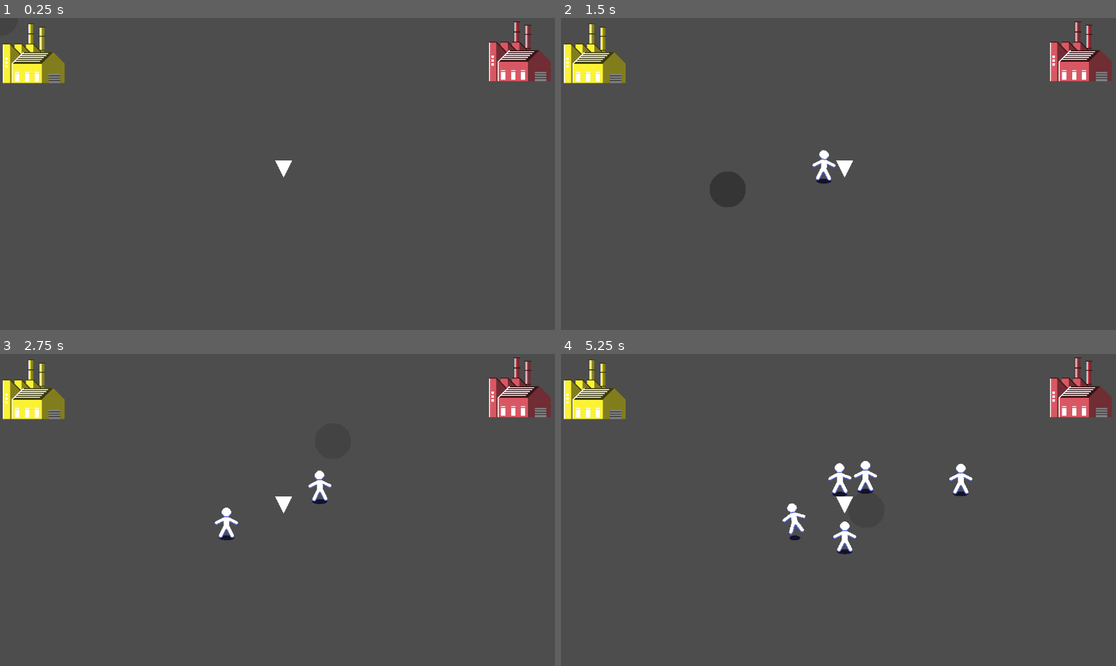
Above: before the commit, frames 1-4 (two rows, left to right).
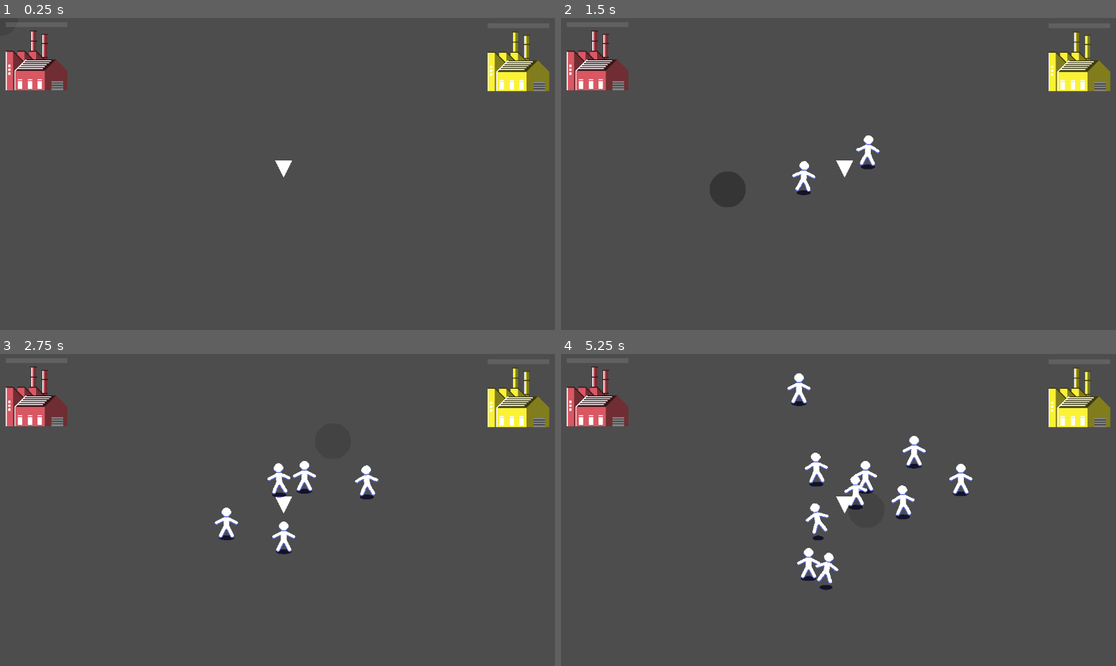
Above: after the commit, the same moments.

Repository: borknbeans/Mini-Jame-Gam-43
Game: Godot game, scene res://scenes/main.tscn
The game is run twice, just before and just after one commit, with the same random seed, the same clock (stepped at 60 frames per second) and the same inputs.
Inputs (mouse positions are in pixels of both pictures, inside the frame that each line leads up to):
- Up to frame 1 (0.25 s): no input
- Up to frame 2 (1.5 s): tap Enter at 0.5 s; move the mouse to (960, 158) at 0.52 s; press the mouse at (960, 158) at 0.53 s; move the mouse to (727, 189) at 1.27 s; release the mouse at (727, 189) at 1.28 s; tap 1 (select_paint_1) at 1.35 s
- Up to frame 3 (2.75 s): move the mouse to (333, 441) at 2.02 s; tap 2 (select_paint_2) at 2.1 s
- Up to frame 4 (5.25 s): move the mouse to (810, 572) at 2.77 s; tap 3 (select_paint_3) at 2.85 s; move the mouse to (1005, 556) at 3.52 s; tap 4 (select_paint_4) at 3.6 s; move the mouse to (672, 463) at 4.27 s; click (672, 463) at 4.35 s; move the mouse to (866, 510) at 5.02 s; tap 1 (select_paint_1) at 5.1 s

The runs differ from the first frame. In frame 1, 3.4% of the frame differs, in the area x 0-100%, y 1-24%; in frame 2, 4.1%; in frame 3, 4.5%; in frame 4, 5.7%, in the area x 0-100%, y 1-76%.

Commit message:
balance changes

Diff:
--- a/scenes/drop_off.tscn
+++ b/scenes/drop_off.tscn
@@ -1,16 +1,123 @@
-[gd_scene load_steps=3 format=3 uid="uid://dleh4ud55go4k"]
+[gd_scene load_steps=11 format=3 uid="uid://dleh4ud55go4k"]
 
 [ext_resource type="Script" uid="uid://dtheww6f0bkax" path="res://scripts/drop_off.gd" id="1_5sj5x"]
+[ext_resource type="Texture2D" uid="uid://dtox65iugkixo" path="res://assets/drop-off-red.png" id="2_8wjkr"]
+[ext_resource type="Texture2D" uid="uid://yuha51q7foce" path="res://assets/drop-off-yellow.png" id="3_ctedf"]
+[ext_resource type="Texture2D" uid="uid://cc4t4wbawv3u7" path="res://assets/drop-off-blue.png" id="4_bijp3"]
 
 [sub_resource type="CircleShape2D" id="CircleShape2D_5sj5x"]
+
+[sub_resource type="Animation" id="Animation_8wjkr"]
+resource_name = "collect"
+length = 0.25
+tracks/0/type = "value"
+tracks/0/imported = false
+tracks/0/enabled = true
+tracks/0/path = NodePath("Sprite2D:scale")
+tracks/0/interp = 1
+tracks/0/loop_wrap = true
+tracks/0/keys = {
+"times": PackedFloat32Array(0, 0.1, 0.15, 0.25),
+"transitions": PackedFloat32Array(1, 1, 1, 1),
+"update": 0,
+"values": [Vector2(1, 1), Vector2(1, 0.855), Vector2(1, 1.095), Vector2(1, 1)]
+}
+tracks/1/type = "value"
+tracks/1/imported = false
+tracks/1/enabled = true
+tracks/1/path = NodePath("Sprite2D:position")
+tracks/1/interp = 1
+tracks/1/loop_wrap = true
+tracks/1/keys = {
+"times": PackedFloat32Array(0, 0.1, 0.15, 0.25),
+"transitions": PackedFloat32Array(1, 1, 1, 1),
+"update": 0,
+"values": [Vector2(0, -64), Vector2(0, -55.1), Vector2(0, -81), Vector2(0, -64)]
+}
+
+[sub_resource type="Animation" id="Animation_ctedf"]
+length = 0.001
+tracks/0/type = "value"
+tracks/0/imported = false
+tracks/0/enabled = true
+tracks/0/path = NodePath("Sprite2D:scale")
+tracks/0/interp = 1
+tracks/0/loop_wrap = true
+tracks/0/keys = {
+"times": PackedFloat32Array(0),
+"transitions": PackedFloat32Array(1),
+"update": 0,
+"values": [Vector2(1, 1)]
+}
+tracks/1/type = "value"
+tracks/1/imported = false
+tracks/1/enabled = true
+tracks/1/path = NodePath("Sprite2D:position")
+tracks/1/interp = 1
+tracks/1/loop_wrap = true
+tracks/1/keys = {
+"times": PackedFloat32Array(0),
+"transitions": PackedFloat32Array(1),
+"update": 0,
+"values": [Vector2(0, -64)]
+}
+
+[sub_resource type="AnimationLibrary" id="AnimationLibrary_bijp3"]
+_data = {
+&"RESET": SubResource("Animation_ctedf"),
+&"collect": SubResource("Animation_8wjkr")
+}
+
+[sub_resource type="StyleBoxFlat" id="StyleBoxFlat_8wjkr"]
+bg_color = Color(0.6, 0.6, 0.6, 0.254902)
+
+[sub_resource type="StyleBoxFlat" id="StyleBoxFlat_ctedf"]
+bg_color = Color(0.338754, 0.692652, 0.356064, 1)
 
 [node name="DropOff" type="Area2D" groups=["drop_off"]]
 collision_mask = 2
 script = ExtResource("1_5sj5x")
+reduction_timer_length = 0.2
+balance_reduction_amount = 0.1
+safe_color = Color(0.337255, 0.694118, 0.356863, 1)
+medium_danger_color = Color(0.801903, 0.440501, 0.195468, 1)
+danger_color = Color(0.833812, 0.173512, 0.185154, 1)
+red_drop_off = ExtResource("2_8wjkr")
+yellow_drop_off = ExtResource("3_ctedf")
+blue_drop_off = ExtResource("4_bijp3")
+shake_increment = 0.1
+max_shake_strength = 5
 metadata/_edit_group_ = true
+
+[node name="Sprite2D" type="Sprite2D" parent="."]
+position = Vector2(0, -64)
+scale = Vector2(1, 1)
+texture = ExtResource("2_8wjkr")
 
 [node name="CollisionShape2D" type="CollisionShape2D" parent="."]
 scale = Vector2(2.5, 2.5)
 shape = SubResource("CircleShape2D_5sj5x")
 
+[node name="AnimationPlayer" type="AnimationPlayer" parent="."]
+libraries = {
+&"": SubResource("AnimationLibrary_bijp3")
+}
+
+[node name="Timer" type="Timer" parent="."]
+
+[node name="ProgressBar" type="ProgressBar" parent="."]
+offset_left = -64.0
+offset_top = -141.0
+offset_right = 64.0
+offset_bottom = -131.0
+theme_override_styles/background = SubResource("StyleBoxFlat_8wjkr")
+theme_override_styles/fill = SubResource("StyleBoxFlat_ctedf")
+allow_greater = true
+show_percentage = false
+
+[node name="LastBodyEntered" type="Timer" parent="."]
+wait_time = 0.5
+one_shot = true
+
 [connection signal="body_entered" from="." to="." method="_on_body_entered"]
+[connection signal="timeout" from="Timer" to="." method="_on_timer_timeout"]
--- a/scenes/main.tscn
+++ b/scenes/main.tscn
@@ -1,11 +1,9 @@
-[gd_scene load_steps=8 format=3 uid="uid://cnwb0roi37ay3"]
+[gd_scene load_steps=6 format=3 uid="uid://cnwb0roi37ay3"]
 
 [ext_resource type="Script" uid="uid://bq64bklemkfl1" path="res://scripts/main.gd" id="1_0wfyh"]
 [ext_resource type="PackedScene" uid="uid://sprmb7111vo7" path="res://scenes/man_spawner.tscn" id="2_0wfyh"]
 [ext_resource type="PackedScene" uid="uid://cqxxfterquolf" path="res://scenes/brush.tscn" id="2_sugp2"]
 [ext_resource type="PackedScene" uid="uid://dleh4ud55go4k" path="res://scenes/drop_off.tscn" id="4_jyhfs"]
-[ext_resource type="Texture2D" uid="uid://dtox65iugkixo" path="res://assets/drop-off-red.png" id="4_tbgi4"]
-[ext_resource type="Texture2D" uid="uid://yuha51q7foce" path="res://assets/drop-off-yellow.png" id="4_tefeu"]
 
 [sub_resource type="RectangleShape2D" id="RectangleShape2D_0wfyh"]
 
@@ -22,7 +20,7 @@
 [node name="ManSpawner" parent="." instance=ExtResource("2_0wfyh")]
 z_index = -20
 position = Vector2(589, 314)
-spawn_delay = 1.0
+spawn_delay = 0.5
 
 [node name="CongregationArea2D" type="Area2D" parent="." groups=["congregation_area"]]
 unique_name_in_owner = true
@@ -33,22 +31,10 @@
 [node name="CollisionShape2D" type="CollisionShape2D" parent="CongregationArea2D"]
 shape = SubResource("RectangleShape2D_0wfyh")
 
-[node name="YellowDropoff" type="Node2D" parent="."]
+[node name="RedDropOff" parent="." instance=ExtResource("4_jyhfs")]
+position = Vector2(76, 150)
+color = 1
 
-[node name="Sprite2D" type="Sprite2D" parent="YellowDropoff"]
-position = Vector2(70, 71)
-texture = ExtResource("4_tefeu")
-
-[node name="DropOff" parent="YellowDropoff" instance=ExtResource("4_jyhfs")]
-position = Vector2(75, 135)
+[node name="YellowDropOff" parent="." instance=ExtResource("4_jyhfs")]
+position = Vector2(1076, 152)
 color = 2
-
-[node name="RedDropOff" type="Node2D" parent="."]
-
-[node name="Sprite2D" type="Sprite2D" parent="RedDropOff"]
-position = Vector2(1079, 67)
-texture = ExtResource("4_tbgi4")
-
-[node name="DropOff" parent="RedDropOff" instance=ExtResource("4_jyhfs")]
-position = Vector2(1052, 131)
-color = 1
--- a/scripts/drop_off.gd
+++ b/scripts/drop_off.gd
@@ -1,18 +1,81 @@
 class_name DropOff
 extends Area2D
 
-signal balance_increased
+@export var color: int
+@export var desired_balance: int = 10
+@export var forgiveness_balance: int = 5
+@export var reduction_timer_length: float = 1
+@export var balance_reduction_amount: float = 1
 
-@export var color: int
+@export var safe_color: Color
+@export var medium_danger_color: Color
+@export var danger_color: Color
+
+@export_group("Textures")
+@export var red_drop_off: Texture2D
+@export var yellow_drop_off: Texture2D
+@export var blue_drop_off: Texture2D
+
+@export_group("Shake")
+@export var shake_strength: float
+@export var shake_increment: float
+@export var max_shake_strength: int = 52
 
 var balance: float
+var shake_point: Vector2
+var shake_weight: float
+
+@onready var sprite_2d: Sprite2D = $Sprite2D
+@onready var animation_player: AnimationPlayer = $AnimationPlayer
+@onready var timer: Timer = $Timer
+@onready var progress_bar: ProgressBar = $ProgressBar
+@onready var last_body_entered: Timer = $LastBodyEntered
+
+func _ready() -> void:
+	if color == 1:
+		sprite_2d.texture = red_drop_off
+	elif color == 2:
+		sprite_2d.texture = yellow_drop_off
+	elif color == 3:
+		sprite_2d.texture = blue_drop_off
+
+	shake_point = Vector2(randf_range(-1, 1), randf_range(-1, 1)) * shake_strength
+	timer.start(reduction_timer_length)
+
+func _process(delta: float) -> void:
+	var weight = clampf((balance - desired_balance) / (forgiveness_balance), 0, 1)
+	shake_strength = lerp(0, max_shake_strength, weight)
+
+	progress_bar.value = (balance / desired_balance) * 100
+
+	shake()
 
 func _on_body_entered(body: Node2D) -> void:
 	var man: Man = body as Man
 	if man.color != color:
 		return
 
+	animation_player.play("collect")
+
 	balance += 1
 	man.queue_free()
 
-	balance_increased.emit()
+	if balance >= desired_balance + forgiveness_balance:
+		print("GAME OVER")
+
+	last_body_entered.start()
+
+func shake() -> void:
+	sprite_2d.offset = sprite_2d.offset.slerp(shake_point, shake_weight)
+	shake_weight += shake_increment
+
+	if shake_weight >= 1:
+		shake_weight = 0
+		shake_point = Vector2(randf_range(-1, 1), randf_range(-1, 1)) * shake_strength
+
+func _on_timer_timeout() -> void:
+	if not last_body_entered.is_stopped():
+		return
+
+	balance -= balance_reduction_amount
+	balance = clampf(balance, 0, 999)
